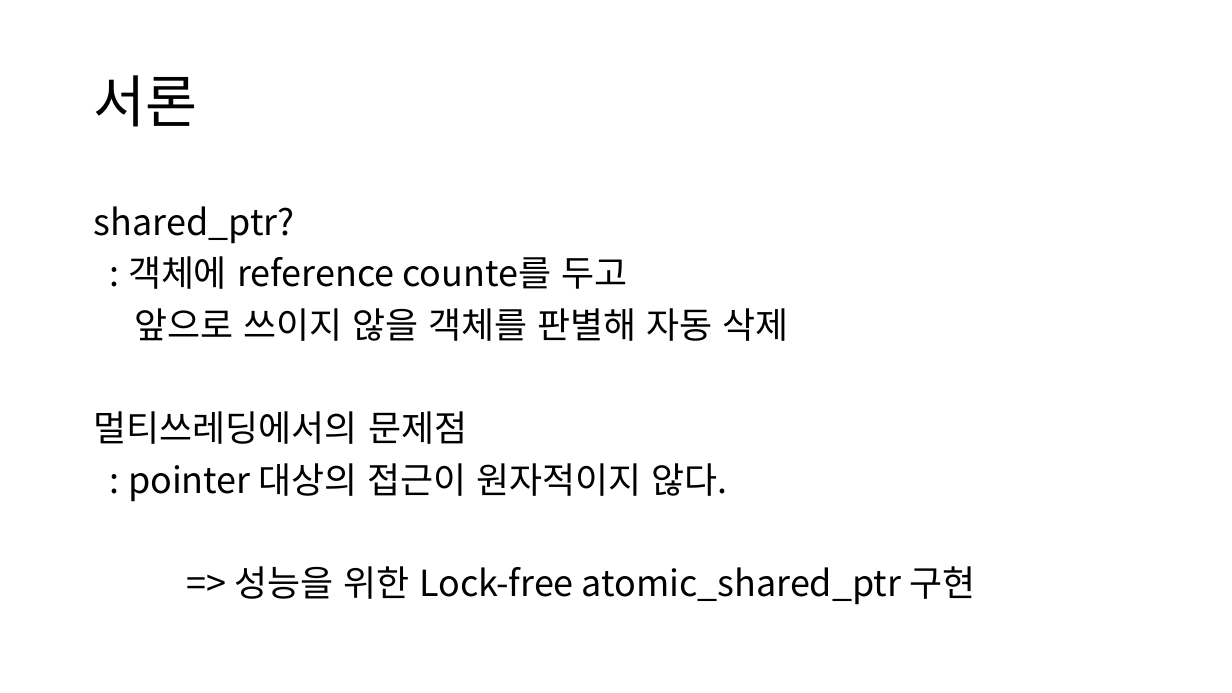
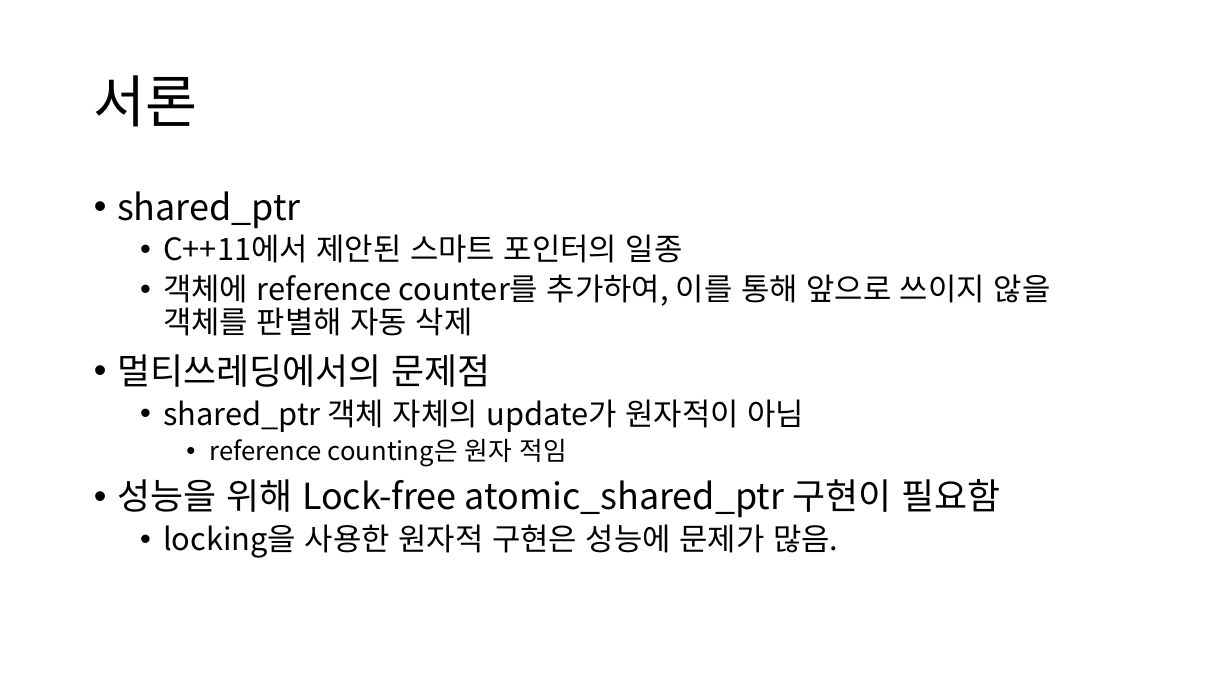
Before and after one commit to KU-t/1920-thesis, a slide deck: slide 3 of PPT/제안서191202ver.0.pptx. Drawn at 1232x693 pixels with LibreOffice and Linux fonts; fonts in the diff are those of the drawing. Boxes give left, top, right and bottom in pixels: in the first picture for what was removed or moved away, otherwise in the second. Text is boxed around its words. In the diff, an @@ line names an element or a change of style, - is before the commit and + after.

```diff
--- a/PPT/제안서191202ver.0.pptx
+++ b/PPT/제안서191202ver.0.pptx
@@ text "shared_ptr" at (117, 191, 1051, 558): vertical alignment middle to top @@
@@ text at (117, 191, 1051, 336): text changed; size 28 to 24 pt @@
-shared_ptr?
-: 객체에 reference counte를 두고
-앞으로 쓰이지 않을 객체를 판별해 자동 삭제
+• shared_ptr
+  • C++11에서 제안된 스마트 포인터의 일종
+  • 객체에 reference counter를 추가하여, 이를 통해 앞으로 쓰이지 않을 객체를 판별해 자동 삭제
@@ text at (117, 354, 490, 387): bullet none to • @@
@@ text at (117, 399, 1000, 558): text changed; size 28 to 24 pt @@
-: pointer 대상의 접근이 원자적이지 않다.
-=> 성능을 위한 Lock-free atomic_shared_ptr 구현
+  • shared_ptr 객체 자체의 update가 원자적이 아님
+    • reference counting은 원자 적임
+• 성능을 위해 Lock-free atomic_shared_ptr 구현이 필요함
+  • locking을 사용한 원자적 구현은 성능에 문제가 많음.
```
Also in this commit, not shown: 5 other slides changed, 2 slides added, 4 slides removed, 1 other file.
